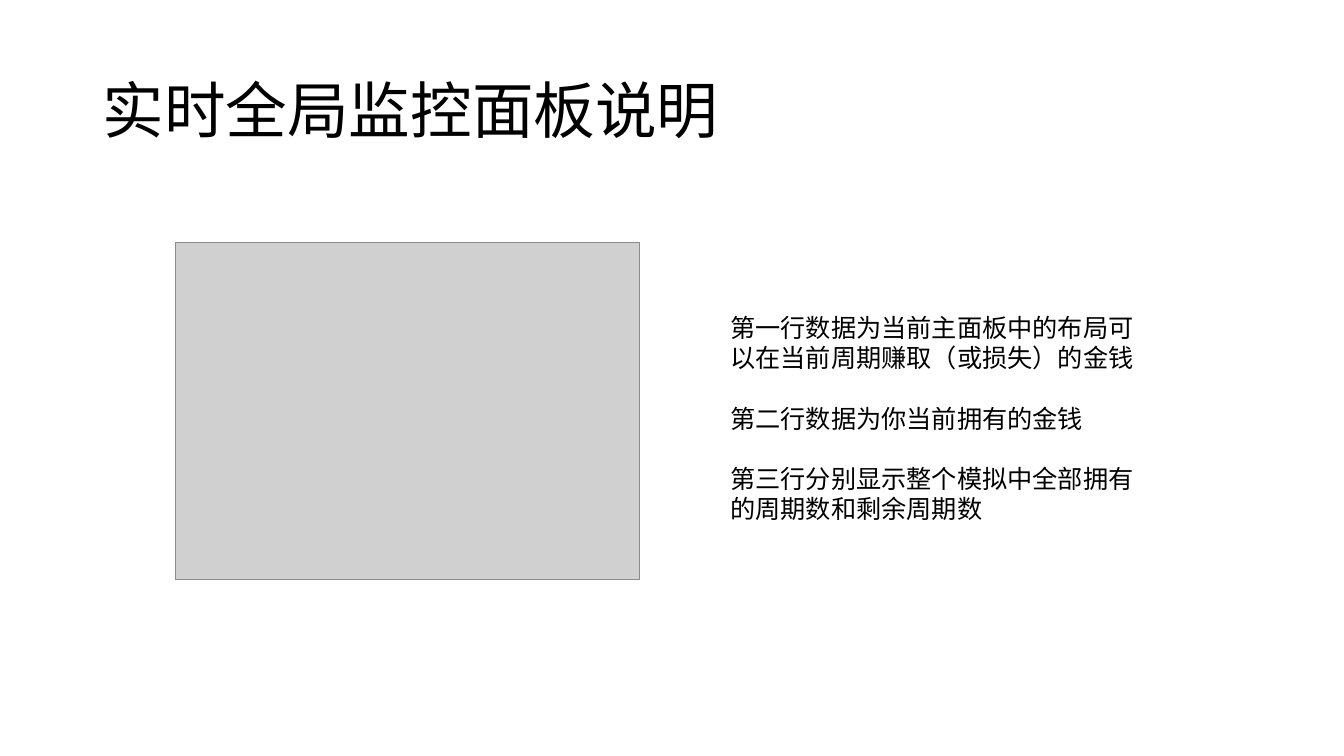
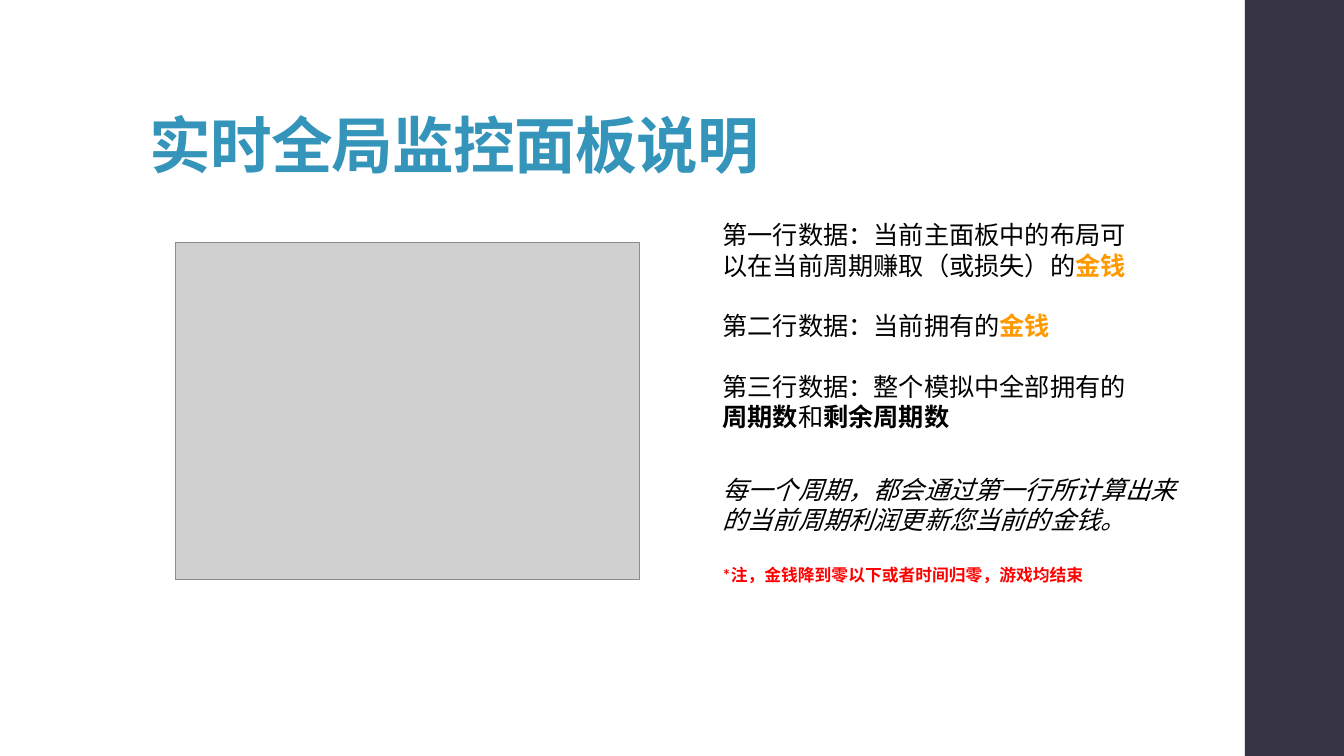
Before and after one commit to syx007/GamePlayGround, a slide deck: slide 8 of document/ROOT 操作指南.pptx. Drawn at 1344x756 pixels with LibreOffice and Linux fonts; fonts in the diff are those of the drawing; grey boxes stand for pictures. Boxes give left, top, right and bottom in pixels: in the first picture for what was removed or moved away, otherwise in the second. Text is boxed around its words. In the diff, an @@ line names an element or a change of style, - is before the commit and + after.

```diff
--- a/document/ROOT 操作指南.pptx
+++ b/document/ROOT 操作指南.pptx
@@ title "实时全局监控面板说明": place and size @@
-title "实时全局监控面板说明" at (102, 80, 718, 138)
+title "实时全局监控面板说明" at (149, 115, 759, 174)
@@ title "实时全局监控面板说明" at (149, 115, 759, 174): text colour #000000 to #3494BA, letter spacing 0 to -0.5 pt, bold on; vertical alignment middle to bottom @@
@@ rectangle added at (1245, 0, 1344, 756), fill #373545 @@
@@ text at (722, 222, 1125, 429): text changed @@
-第一行数据为当前主面板中的布局可以在当前周期赚取（或损失）的金钱
-第二行数据为你当前拥有的金钱
-第三行分别显示整个模拟中全部拥有的周期数和剩余周期数
+第一行数据：当前主面板中的布局可以在当前周期赚取（或损失）的金钱
+第二行数据：当前拥有的金钱
+第三行数据：整个模拟中全部拥有的周期数和剩余周期数
@@ text added at (722, 477, 1176, 583), 18 pt, text #000000, italic @@
+每一个周期，都会通过第一行所计算出来的当前周期利润更新您当前的金钱。
+*注，金钱降到零以下或者时间归零，游戏均结束
```
Also in this commit, not shown: 13 other slides changed, 1 slide added, 1 slide removed.
